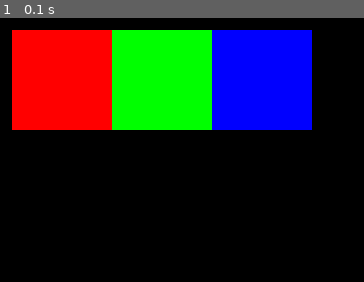
Above: before the commit, frame 1.
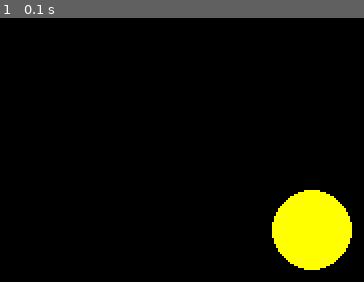
Above: after the commit, the same moment.

Repository: KouKariya/game_dev_resources
Game: pygame game, started from hello.py
Two runs of this game, one before a commit and one after it. Both use one fixed random seed, a clock stepped at 60 frames per second and the inputs below.
Inputs:
- Up to frame 1 (0.1 s): no input

The runs differ from the first frame. In frame 1, 36% of the frame differs, in the area x 3-97%, y 4-96%.

Commit message:
Added shapes.py

Diff:
--- a/hello.py
+++ b/hello.py
@@ -9,7 +9,11 @@
 while True:
     # creates a rectangle, (255,0,0)= RGB color scheme
     # 2nd set of colors(x coor, y coor, width of rect, height of rect)
-    pygame.draw.rect(window, (255, 0, 0), (100, 100, 50, 50))
-    pygame.draw.rect(window, (0, 255, 0), (150, 100, 50, 50))
-    pygame.draw.rect(window, (0, 0, 255), (200, 100, 50, 50))
+    # pygame.draw.rect(window, (255, 0, 0), (100, 100, 50, 50))
+    # pygame.draw.rect(window, (0, 255, 0), (150, 100, 50, 50))
+    # pygame.draw.rect(window, (0, 0, 255), (200, 100, 50, 50))
+
+    # draw circle, (RBG),(location/point),radius,line-width
+    pygame.draw.circle(window, (255, 255, 0), (250, 200), 20, 0)
+
     pygame.display.update()
--- /dev/null
+++ b/shapes.py
@@ -0,0 +1,20 @@
+import pygame
+
+pygame.init()
+
+window = pygame.display.set_mode((500, 400))
+
+while True:
+    #Shows hollow rectangles with ellipses inside of them
+    pygame.draw.rect(window, (255, 0, 0), (100, 100, 100, 50), 2)
+    pygame.draw.ellipse(window, (255, 0, 0), (100, 100, 100, 50))
+    #
+    pygame.draw.rect(window, (0, 255, 0), (100, 150, 84, 40), 2)
+    pygame.draw.ellipse(window, (0, 255, 0), (100, 150, 80, 40))
+    #
+    pygame.draw.rect(window, (0, 0, 255), (100, 190, 60, 30), 2)
+    pygame.draw.ellipse(window, (0, 0, 255), (100, 190, 60, 30))
+    # Circle made with ellipse
+    pygame.draw.ellipse(window, (0, 0, 255), (100, 250, 40, 40))
+
+    pygame.display.update()
